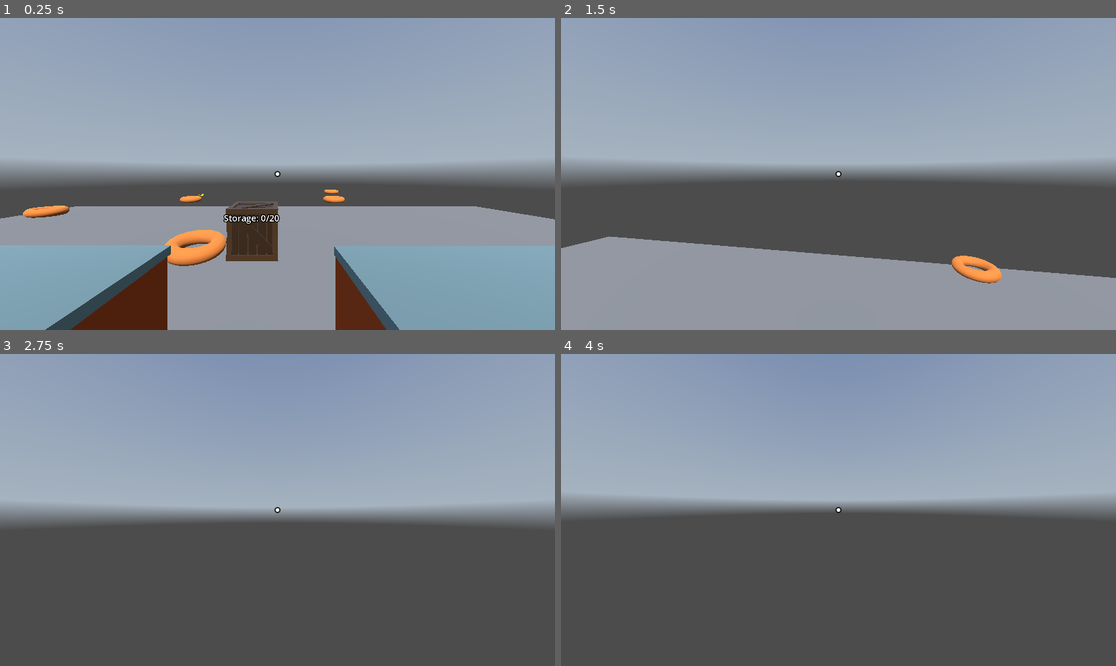
Above: before the commit, frames 1-4 (two rows, left to right).
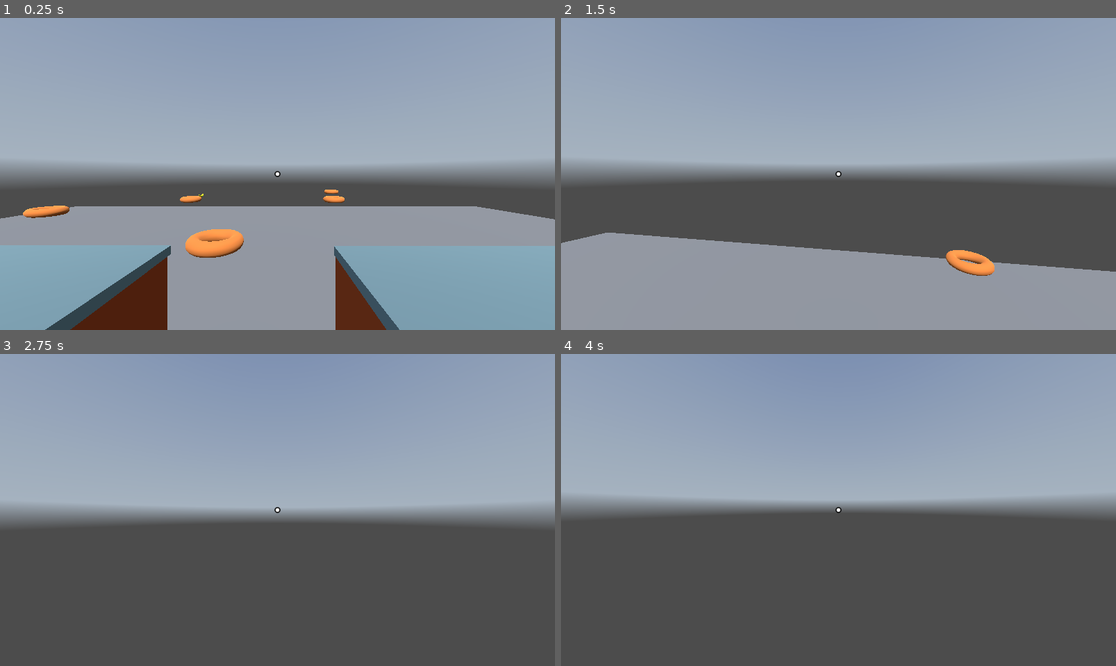
Above: after the commit, the same moments.

Repository: AbstractMelon/BrackeysJam2025.2
Game: Godot game, scene res://scenes/game.tscn
The game is run twice, just before and just after one commit, with the same random seed, the same clock (stepped at 60 frames per second) and the same inputs. A sky picture missing from this copy of the repository is replaced by a grey-blue gradient.
Inputs (mouse positions are in pixels of both pictures, inside the frame that each line leads up to):
- Up to frame 1 (0.25 s): no input
- Up to frame 2 (1.5 s): move the mouse to (866, 174) at 0.52 s; hold E (interact) 0.53-1.28 s; hold W (move_forward) from 0.53 s (still down); tap Space (jump) at 0.77 s; move the mouse to (810, 174) at 1.27 s; tap E (interact) at 1.35 s
- Up to frame 3 (2.75 s): keep holding W (move_forward); tap Space (jump) at 1.52 s; move the mouse to (288, 503) at 2.02 s; hold Shift (sprint) from 2.03 s (still down); tap E (interact) at 2.3 s
- Up to frame 4 (4 s): keep holding W (move_forward); tap Enter at 2.75 s; move the mouse to (832, 516) at 2.77 s; release Shift (sprint) at 2.78 s; tap E (interact) at 2.85 s; tap Space (jump) at 3.02, 3.5, 3.77 s; move the mouse to (877, 513) at 3.52 s; hold E (interact) from 3.53 s (still down)

The runs differ from the first frame. In frame 1, 2.5% of the frame differs, in the area x 29-51%, y 58-80%; in frame 2, 2.0%; in frame 3, less than 0.1%; in frame 4, less than 0.1%.
Error after the commit: Parse Error: Could not find type "StorageCrate" in the current scope. (res://scripts/ItemInteraction.gd:207)

Commit message:
Remove old storage crate

Diff:
--- a/scenes/components/storage_crate.tscn
+++ /dev/null
@@ -1,29 +0,0 @@
-[gd_scene load_steps=5 format=3 uid="uid://c6yykgad08ibw"]
-
-[ext_resource type="Script" uid="uid://cgbk84iitls2l" path="res://scripts/StorageCrate.gd" id="1_egel5"]
-[ext_resource type="PackedScene" uid="uid://bkaq1f1t1sjhl" path="res://assets/models/Crate.glb" id="2_tn62d"]
-
-[sub_resource type="BoxShape3D" id="BoxShape3D_u13xs"]
-
-[sub_resource type="BoxShape3D" id="BoxShape3D_egel5"]
-
-[node name="StorageCrate" type="StaticBody3D" groups=["storage_crates"]]
-script = ExtResource("1_egel5")
-
-[node name="MeshInstance" parent="." instance=ExtResource("2_tn62d")]
-transform = Transform3D(6, 0, 0, 0, 6, 0, 0, 0, 6, -2.38419e-07, -0.467752, 0)
-
-[node name="CollisionShape3D" type="CollisionShape3D" parent="."]
-shape = SubResource("BoxShape3D_u13xs")
-
-[node name="ItemContainer" type="Node3D" parent="."]
-
-[node name="UILabel" type="Label3D" parent="."]
-transform = Transform3D(1, 0, 0, 0, 1, 0, 0, 0, 1, -0.00423491, 0.319063, 0.504862)
-text = "Stored: 2"
-
-[node name="StorageArea" type="Area3D" parent="."]
-transform = Transform3D(1.9969, 0, 0, 0, 1.9969, 0, 0, 0, 1.9969, 0, 0, 0)
-
-[node name="CollisionShape3D" type="CollisionShape3D" parent="StorageArea"]
-shape = SubResource("BoxShape3D_egel5")
--- a/scenes/game.tscn
+++ b/scenes/game.tscn
@@ -6,7 +6,6 @@
 [ext_resource type="ArrayMesh" uid="uid://b8mi0bya075br" path="res://assets/models/Trophy.obj" id="4_lbhrr"]
 [ext_resource type="PackedScene" uid="uid://cdrik6fn1c5i7" path="res://scenes/components/mixing_pot.tscn" id="5_u5sy4"]
 [ext_resource type="PackedScene" uid="uid://djyx8akx6ie7d" path="res://scenes/components/item_spawner.tscn" id="6_gee14"]
-[ext_resource type="PackedScene" uid="uid://c6yykgad08ibw" path="res://scenes/components/storage_crate.tscn" id="7_0tnpc"]
 [ext_resource type="Script" uid="uid://dpsy87irbr46a" path="res://resources/scripts/ItemData.gd" id="7_vtaks"]
 [ext_resource type="Resource" uid="uid://chv5hh53mshow" path="res://resources/banana.tres" id="8_kvpfn"]
 [ext_resource type="Resource" uid="uid://b1wwo5e3c2mrs" path="res://resources/doughnut.tres" id="9_kvpfn"]
@@ -215,9 +214,6 @@
 [node name="ItemSpawner" parent="." instance=ExtResource("6_gee14")]
 transform = Transform3D(1, 0, 0, 0, 1, 0, 0, 0, 1, 0.999795, -0.316886, -7.90807)
 available_items = Array[ExtResource("7_vtaks")]([ExtResource("8_kvpfn"), ExtResource("9_kvpfn")])
-
-[node name="StorageCrate" parent="." instance=ExtResource("7_0tnpc")]
-transform = Transform3D(1, 0, 0, 0, 1, 0, 0, 0, 1, -0.387478, -0.449999, -4.16796)
 
 [node name="Overlay" type="Control" parent="."]
 layout_mode = 3
--- a/scripts/StorageCrate.gd
+++ /dev/null
@@ -1,134 +0,0 @@
-extends StaticBody3D
-class_name StorageCrate
-
-@export var max_capacity: int = 20
-@onready var storage_area: Area3D = $StorageArea
-@onready var item_container: Node3D = $ItemContainer
-@onready var ui_label: Label3D = $UILabel
-
-var stored_items: Array[PickupableItem] = []
-var is_player_nearby: bool = false
-
-signal items_stored_changed(count: int)
-
-func _ready():
-	# Connect signals
-	storage_area.body_entered.connect(_on_player_entered)
-	storage_area.body_exited.connect(_on_player_exited)
-
-	# Also connect area entered/exited for items
-	storage_area.area_entered.connect(_on_area_entered)
-	storage_area.area_exited.connect(_on_area_exited)
-
-	update_ui()
-
-func _on_player_entered(body):
-	if body is FirstPersonController:
-		is_player_nearby = true
-		print("Player entered storage area")
-
-func _on_player_exited(body):
-	if body is FirstPersonController:
-		is_player_nearby = false
-		print("Player left storage area")
-
-func _on_area_entered(area):
-	# Handle when items with PickupArea enter the storage zone
-	if area.name == "PickupArea" and area.get_parent() is PickupableItem:
-		var item = area.get_parent() as PickupableItem
-		if not item.is_being_carried and not stored_items.has(item):
-			print("Item entered storage area: ", item.name)
-
-func _on_area_exited(area):
-	if area.name == "PickupArea" and area.get_parent() is PickupableItem:
-		var item = area.get_parent() as PickupableItem
-		print("Item left storage area: ", item.name)
-
-func can_store_item() -> bool:
-	return stored_items.size() < max_capacity
-
-func store_item(item: PickupableItem) -> bool:
-	if not can_store_item():
-		print("Cannot store item: crate is full")
-		return false
-
-	if stored_items.has(item):
-		print("Item already stored")
-		return false
-
-	print("Storing item: ", item.name)
-	stored_items.append(item)
-
-	# Remove from current parent
-	var old_parent = item.get_parent()
-	if old_parent:
-		old_parent.remove_child(item)
-
-	# Add to item container
-	item_container.add_child(item)
-
-	# Position item in crate (simple stacking)
-	var stack_height = (stored_items.size() - 1) * 0.3
-	item.position = Vector3(0, stack_height, 0)
-	item.rotation = Vector3.ZERO
-
-	# Make sure item is not being carried and is frozen
-	item.is_being_carried = false
-	item.freeze = true
-	item.freeze_mode = RigidBody3D.FREEZE_MODE_KINEMATIC
-
-	update_ui()
-	items_stored_changed.emit(stored_items.size())
-	return true
-
-func remove_item() -> PickupableItem:
-	if stored_items.is_empty():
-		return null
-
-	var item = stored_items.pop_back()
-	item_container.remove_child(item)
-
-	# Add back to main scene
-	get_tree().current_scene.add_child(item)
-
-	# Unfreeze and position in front of crate
-	item.freeze = false
-	item.freeze_mode = RigidBody3D.FREEZE_MODE_STATIC
-	item.global_position = global_position + Vector3(0, 1, 1.5)
-
-	update_ui()
-	items_stored_changed.emit(stored_items.size())
-	return item
-
-func remove_all_items() -> Array[PickupableItem]:
-	var items = stored_items.duplicate()
-	stored_items.clear()
-
-	for item in items:
-		if is_instance_valid(item):
-			item_container.remove_child(item)
-			get_tree().current_scene.add_child(item)
-			item.freeze = false
-			item.freeze_mode = RigidBody3D.FREEZE_MODE_STATIC
-
-	update_ui()
-	items_stored_changed.emit(0)
-	return items
-
-func get_stored_count() -> int:
-	return stored_items.size()
-
-func update_ui():
-	if ui_label:
-		ui_label.text = "Storage: %d/%d" % [stored_items.size(), max_capacity]
-
-func _input(event):
-	if event.is_action_pressed("interact") and is_player_nearby:
-		var player = get_tree().get_first_node_in_group("player")
-		if player:
-			var item_handler = player.get_node("ItemHandler")
-			if item_handler and item_handler.carried_item == null and not stored_items.is_empty():
-				var retrieved_item = remove_item()
-				if retrieved_item:
-					item_handler.carried_item = retrieved_item
-					retrieved_item.pickup()
Not shown: 1 places in scenes/game.tscn that only renumber resources
Not shown, removed: scripts/StorageCrate.gd.uid
